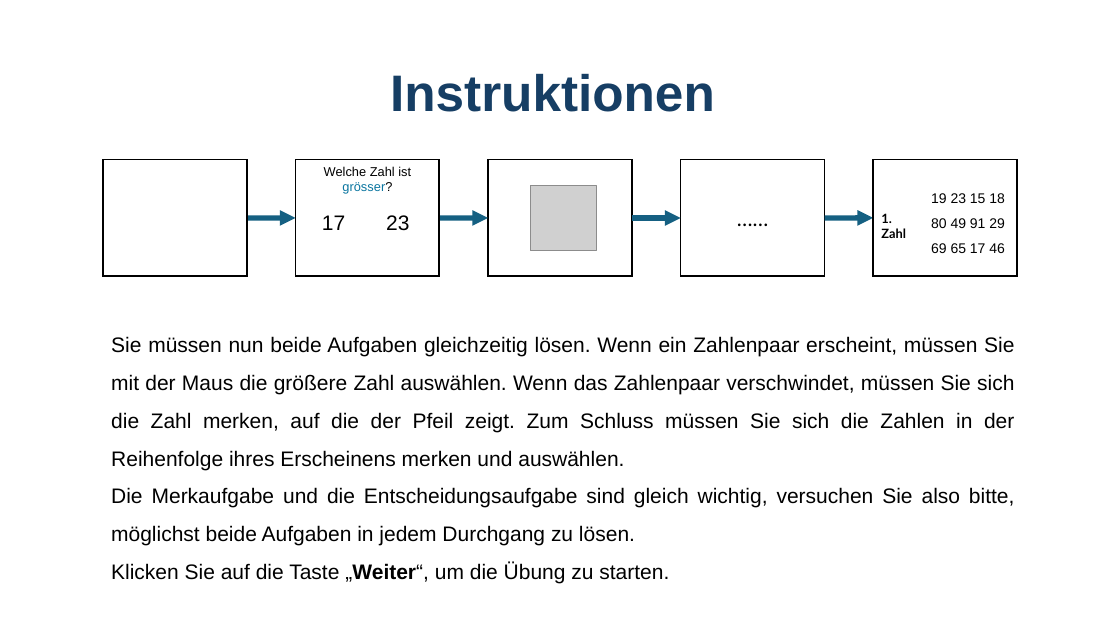
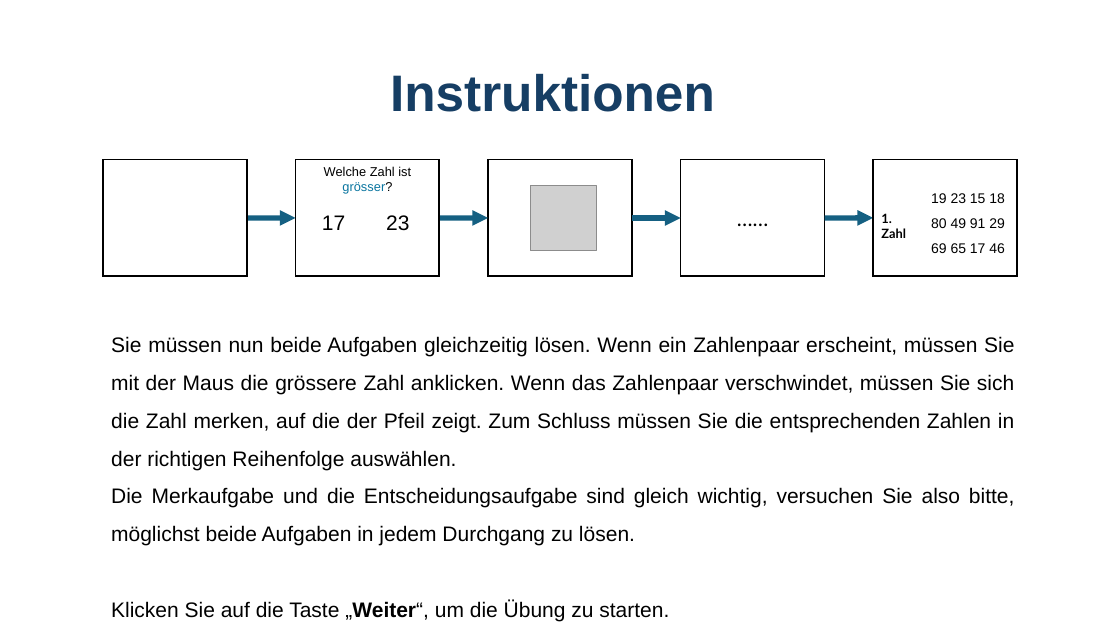
Before and after one commit to GidonFrischkorn/Ambizione-IndividualDifferencesStudy, a slide deck: slide 4 of tasks/number-complex-span/assets/images/instruction-de/instruction.pptx. Drawn at 1120x630 pixels with LibreOffice and Linux fonts; fonts in the diff are those of the drawing; grey boxes stand for pictures. Boxes give left, top, right and bottom in pixels: in the first picture for what was removed or moved away, otherwise in the second. Text is boxed around its words. In the diff, an @@ line names an element or a change of style, - is before the commit and + after.

```diff
--- a/tasks/number-complex-span/assets/images/instruction-de/instruction.pptx
+++ b/tasks/number-complex-span/assets/images/instruction-de/instruction.pptx
@@ text at box(111, 336, 1014, 470): text changed @@
-Sie müssen nun beide Aufgaben gleichzeitig lösen. Wenn ein Zahlenpaar erscheint, müssen Sie mit der Maus die größere Zahl auswählen. Wenn das Zahlenpaar verschwindet, müssen Sie sich die Zahl merken, auf die der Pfeil zeigt. Zum Schluss müssen Sie sich die Zahlen in der Reihenfolge ihres Erscheinens merken und auswählen.
+Sie müssen nun beide Aufgaben gleichzeitig lösen. Wenn ein Zahlenpaar erscheint, müssen Sie mit der Maus die grössere Zahl anklicken. Wenn das Zahlenpaar verschwindet, müssen Sie sich die Zahl merken, auf die der Pfeil zeigt. Zum Schluss müssen Sie die entsprechenden Zahlen in der richtigen Reihenfolge auswählen.
```
Also in this commit, not shown: 2 other slides changed, 4 other files.
